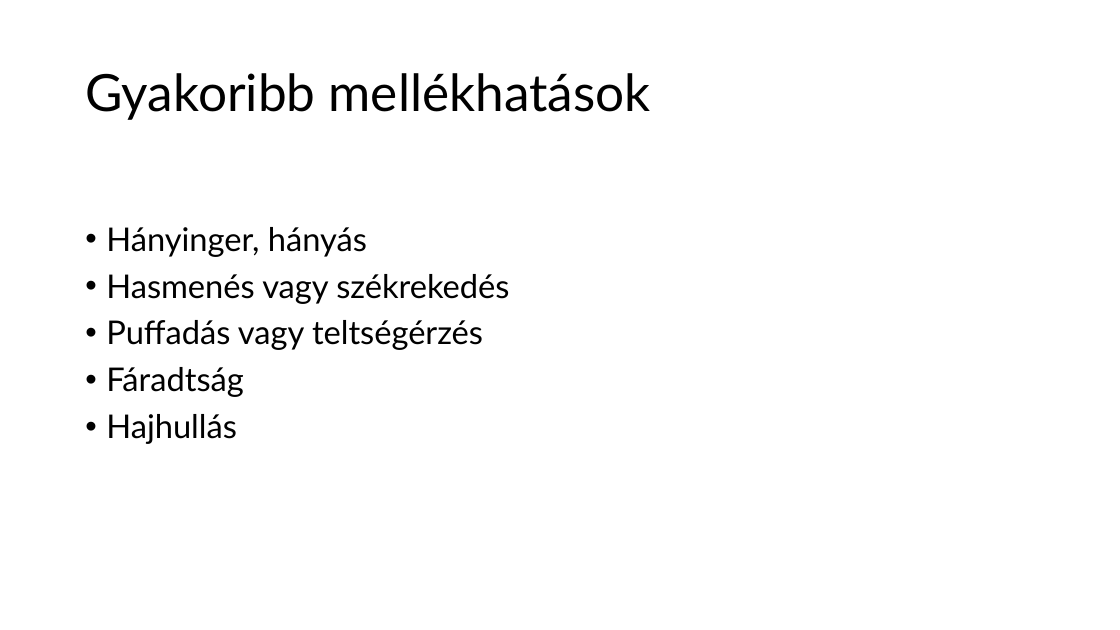
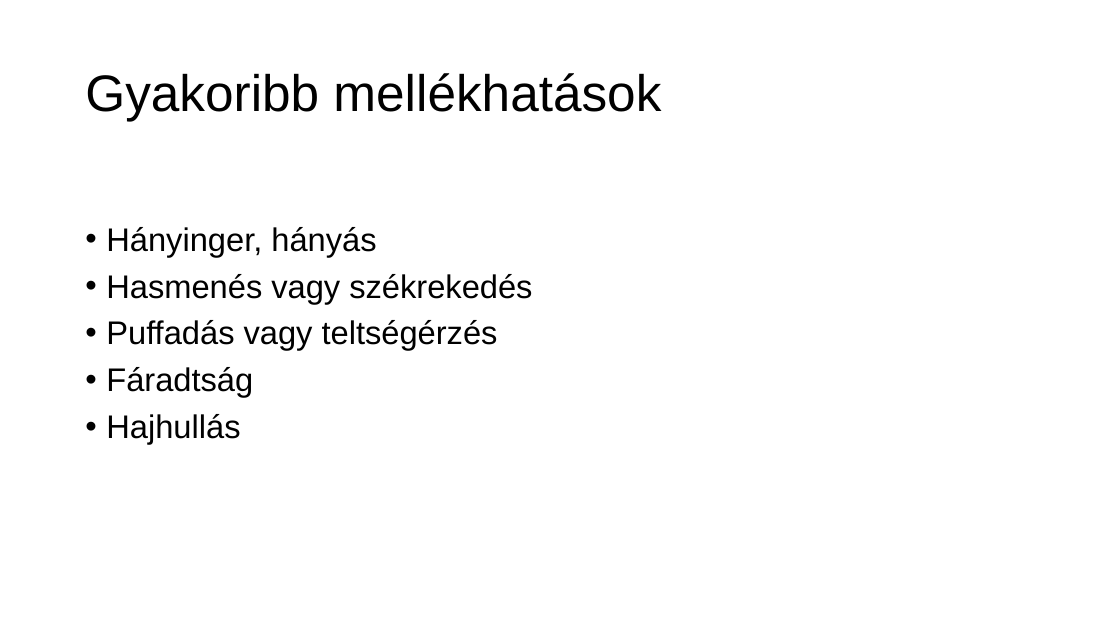
Before and after one commit to sasaleese/common, a slide deck: slide 6 of Testsúlycsökkentő gyógyszeres terápiák.pptx. Drawn at 1120x630 pixels with LibreOffice and Linux fonts; fonts in the diff are those of the drawing. Boxes give left, top, right and bottom in pixels: in the first picture for what was removed or moved away, otherwise in the second. Text is boxed around its words. In the diff, an @@ line names an element or a change of style, - is before the commit and + after.

```diff
--- a/Testsúlycsökkentő gyógyszeres terápiák.pptx
+++ b/Testsúlycsökkentő gyógyszeres terápiák.pptx
@@ title "Gyakoribb mellékhatások" at [85,73,661,121]: font Lato to Arial @@
@@ text "Hányinger, hányás" at [106,227,532,444]: font Lato to Arial @@
```
Also in this commit, not shown: 8 other slides changed, 2 other files.
